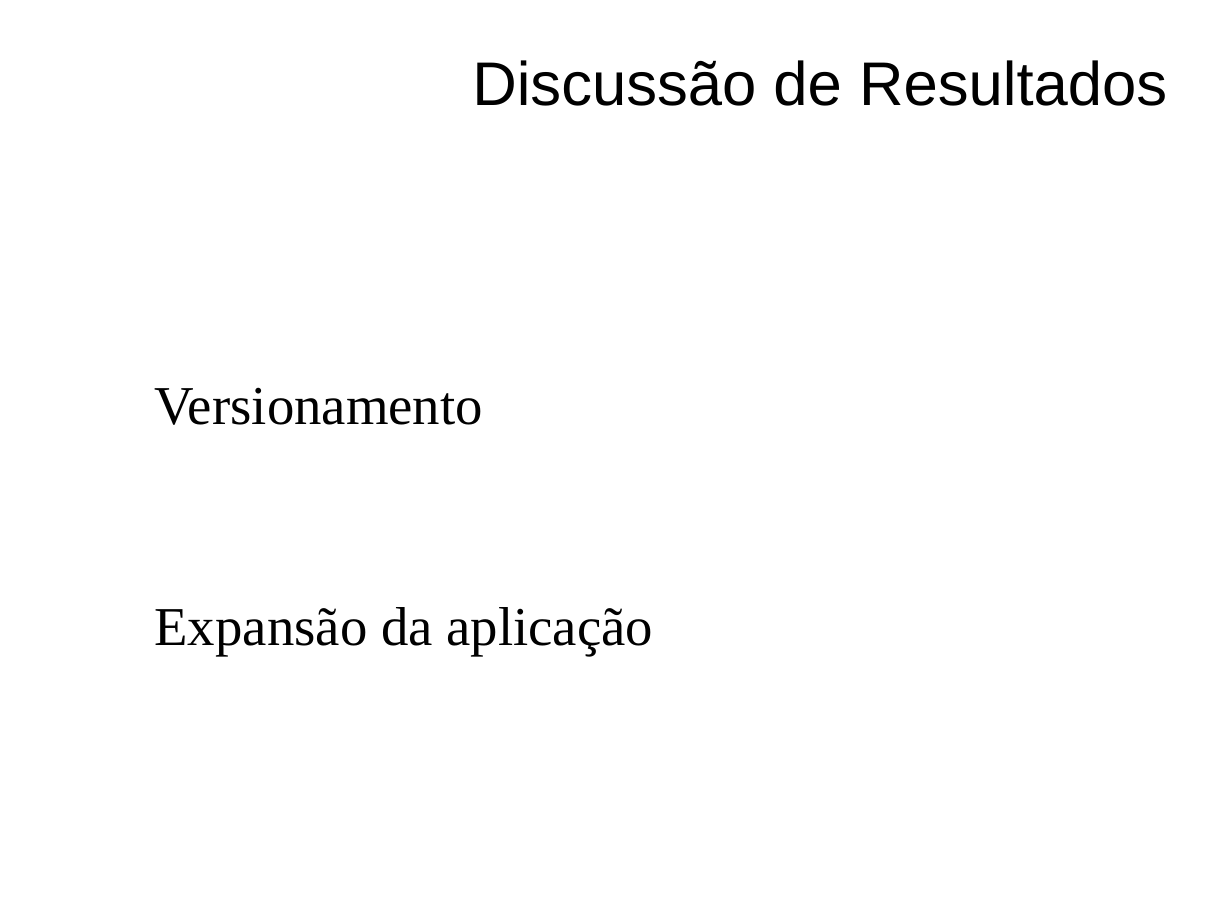
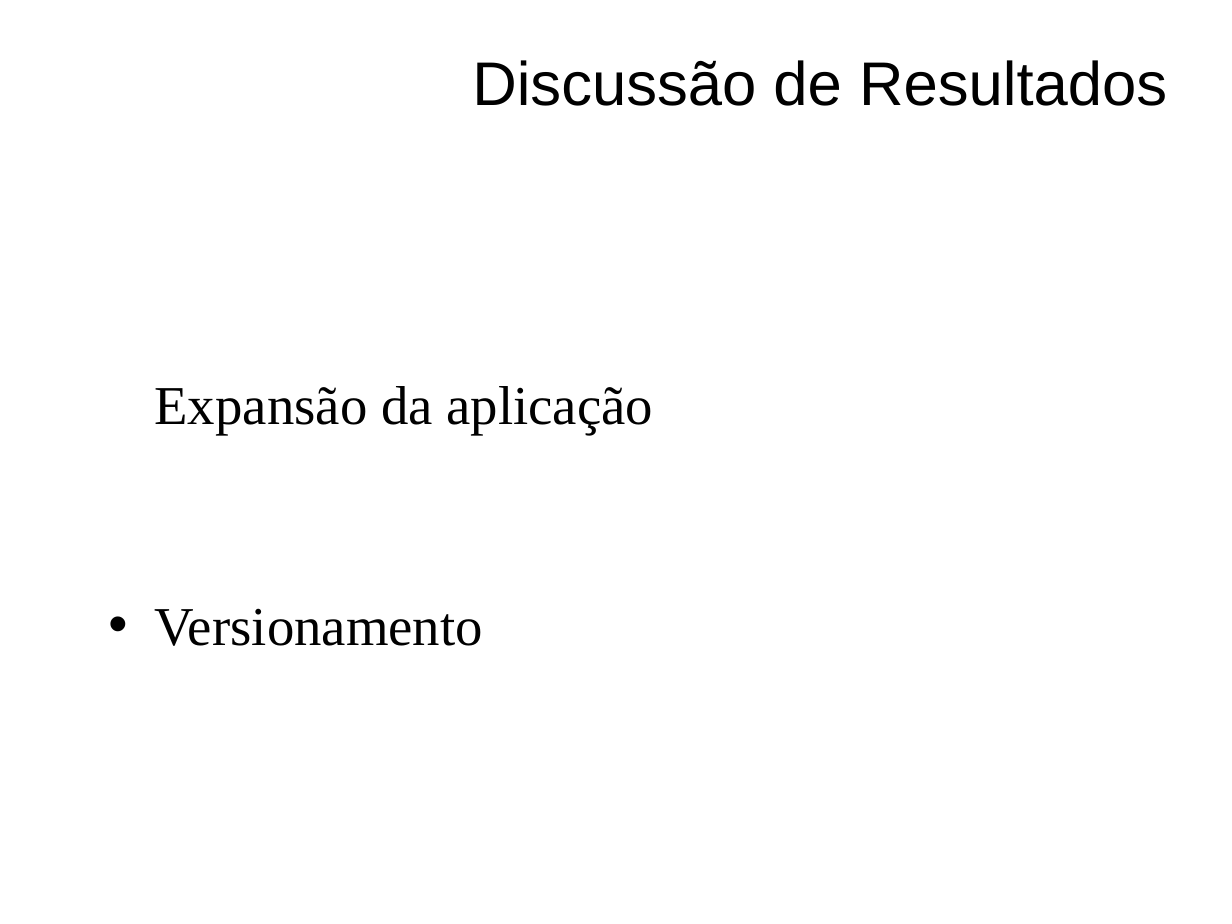
Before and after one commit to feliperodriguesprado/tcc_repository, a slide deck: slide 16 of documents/life_cycle/banca_final/banca_final_slides.odp. Drawn at 1232x924 pixels with LibreOffice and Linux fonts; fonts in the diff are those of the drawing; background and template pictures are left out. Boxes give left, top, right and bottom in pixels: in the first picture for what was removed or moved away, otherwise in the second. Text is boxed around its words. In the diff, an @@ line names an element or a change of style, - is before the commit and + after.

```diff
--- a/documents/life_cycle/banca_final/banca_final_slides.odp
+++ b/documents/life_cycle/banca_final/banca_final_slides.odp
@@ text at <box>155,386,653,435</box>: paragraph added @@
+• Expansão da aplicação
@@ text at <box>155,607,653,656</box>: paragraph removed @@
-• Expansão da aplicação
@@ text at <box>155,608,483,646</box>: bullet colour #FFFFFF to #000000 @@
```
Also in this commit, not shown: 1 other slide changed.
